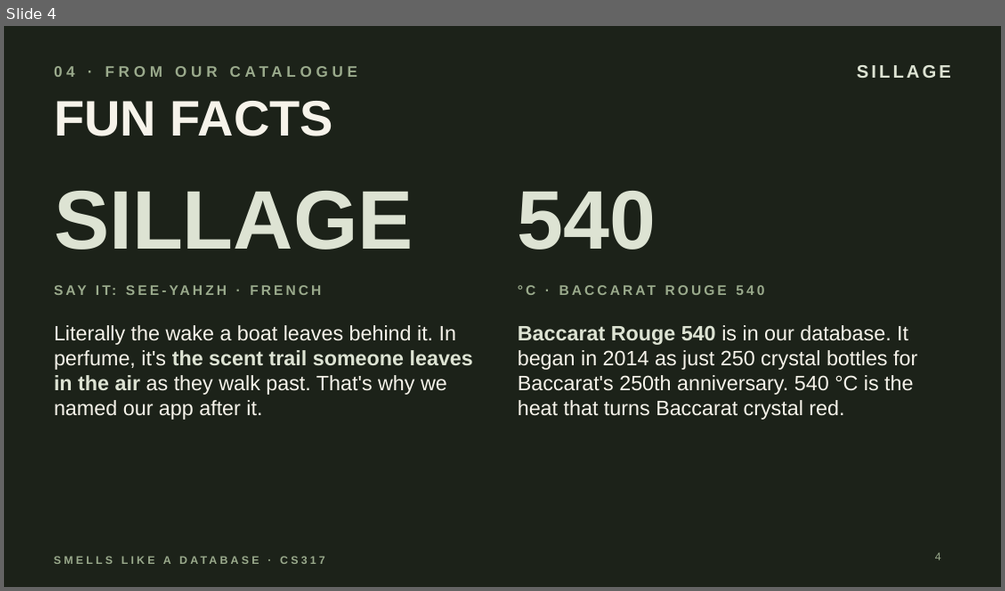
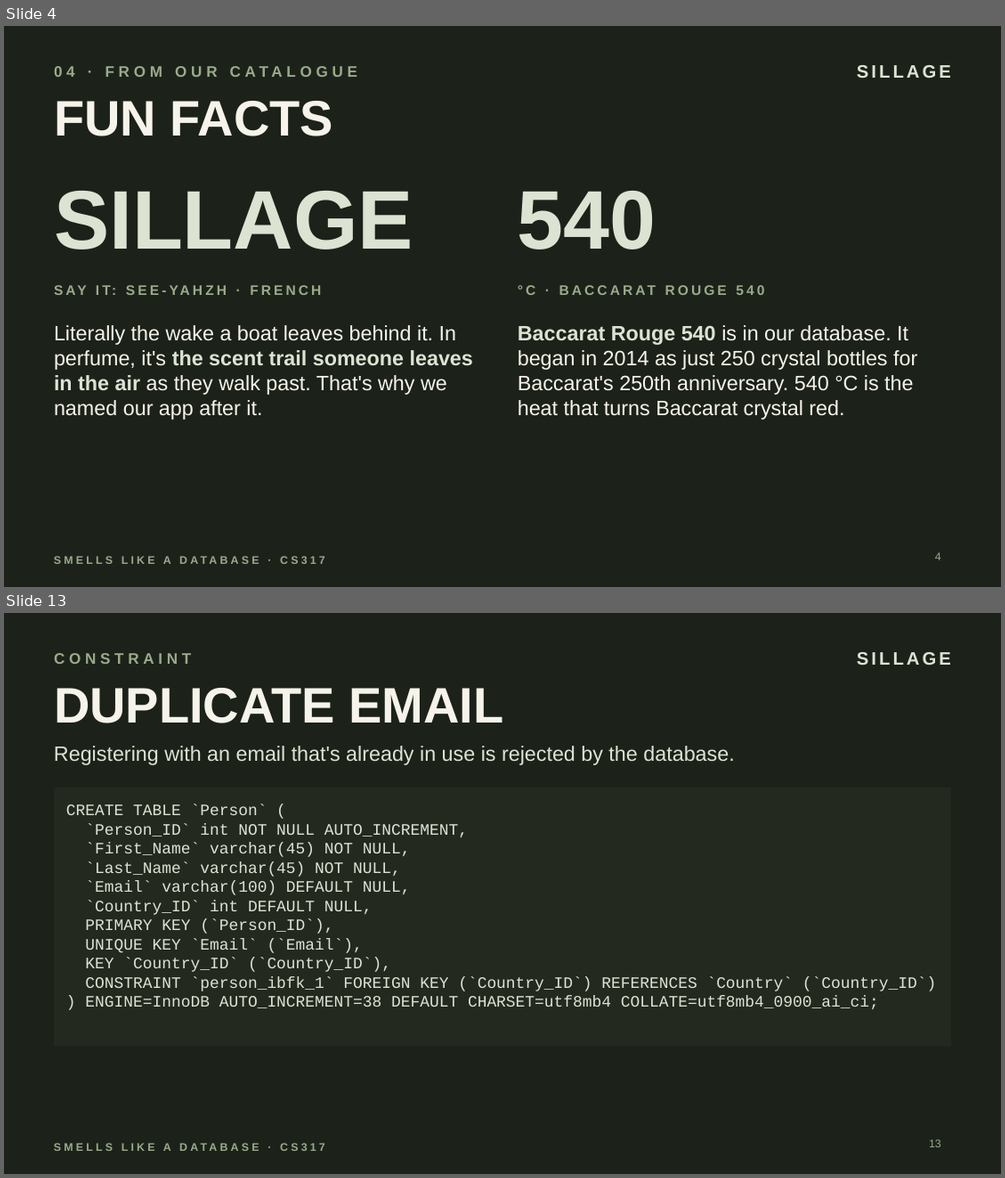
Before and after one commit to t-drape/Smells_Like_A_Database, a slide deck: CS317_Smells_Like_a_Database.pptx. Shown one above the other, each under a label of ours: slide 4 before the commit, slides 4 and 13 after it; the slides between them are not shown. The pictures are 1005x591 and 1005x1178 pixels, drawn with LibreOffice and Linux fonts; fonts in the diff are those of the drawing. Boxes give left, top, right and bottom in pixels: in the first picture for what was removed or moved away, otherwise in the second. Text is boxed around its words. In the diff, an @@ line names an element or a change of style, - is before the commit and + after.

```diff
--- a/CS317_Smells_Like_a_Database.pptx
+++ b/CS317_Smells_Like_a_Database.pptx
@@ slide 13 added at (4, 613, 1001, 1174), background #1C2219; not listed: 2 template elements that a slide beside it also shows @@
@@ text added at (54, 653, 191, 664), 11 pt, text #9AAA8C, bold @@
+CONSTRAINT
@@ title added at (54, 688, 504, 723), 36 pt, text #F6F3EA, bold @@
+DUPLICATE EMAIL
@@ text added at (54, 746, 734, 765), 15 pt, text #DDE3D3 @@
+Registering with an email that's already in use is rejected by the database.
@@ rectangle added at (54, 787, 951, 1046), fill #23291F, 11.5 pt, text #DDE3D3 @@
+CREATE TABLE `Person` (
+`Person_ID` int NOT NULL AUTO_INCREMENT,
+`First_Name` varchar(45) NOT NULL,
+`Last_Name` varchar(45) NOT NULL,
+`Email` varchar(100) DEFAULT NULL,
+`Country_ID` int DEFAULT NULL,
+PRIMARY KEY (`Person_ID`),
+UNIQUE KEY `Email` (`Email`),
+KEY `Country_ID` (`Country_ID`),
+CONSTRAINT `person_ibfk_1` FOREIGN KEY (`Country_ID`) REFERENCES `Country` (`Country_ID`)
+) ENGINE=InnoDB AUTO_INCREMENT=38 DEFAULT CHARSET=utf8mb4 COLLATE=utf8mb4_0900_ai_ci;
@@ page number added at (929, 1139, 941, 1147), 8 pt, text #9AAA8C @@
+13
```
Also in this commit, not shown: 9 other slides added.
